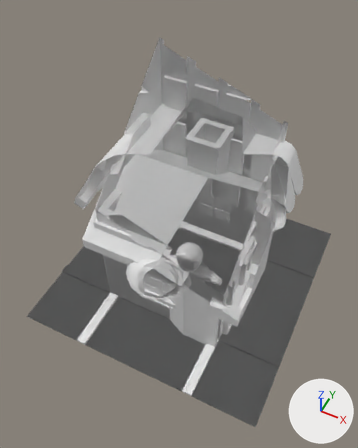
The FBX model Assets/Meshes/KIA_World.fbx: old version first, new version second.
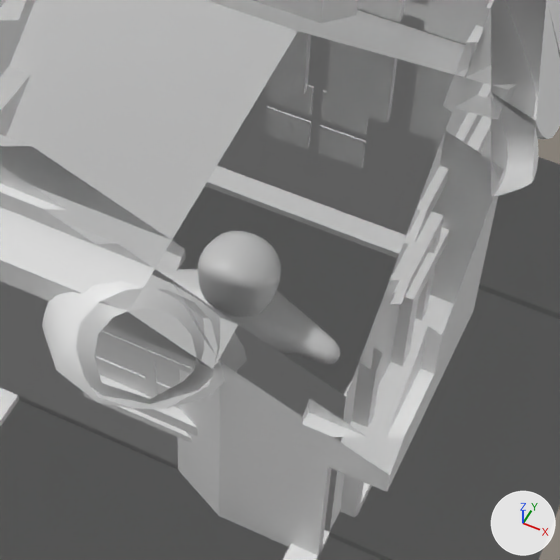
Old and new are each drawn whole from a 50 mm lens placed at (2.17, -4.74, 7.1), pointed at (-0.04, -0.33, 1.59) and again close up on the part from 31% to 82% of the width and 37% to 78% of the height. Lighting does not change. The marker at lower right points along +X, +Y and +Z. Everything nearer to the camera than a plane just in front of the edit is cut away.

Objects in the first close-up: 'Grass', 'Home', 'Office', 'Player', 'Restaurant', 'Road_I', 'Road_L', 'Road_T', 'Road_X'.
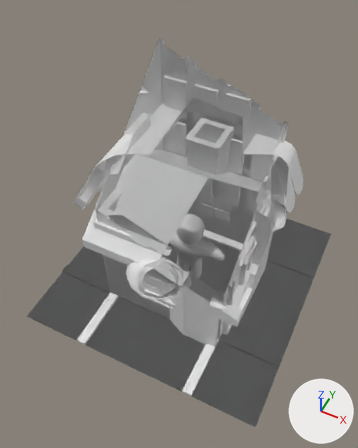
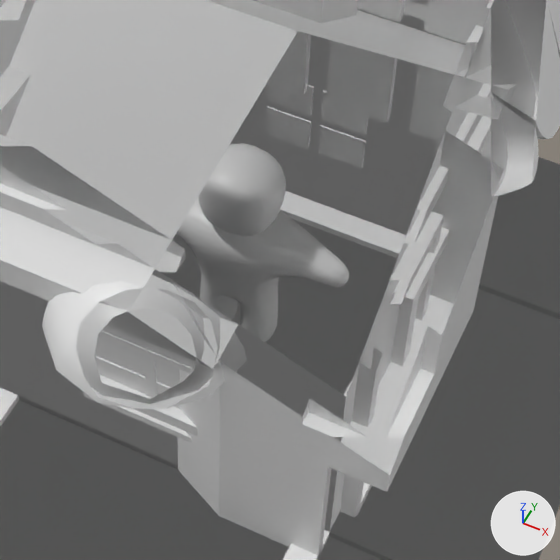
What differs and where, as boxes (x1, y1, x2, y2) in the close-ups (560 x 560 px):
'Player', mesh moved
    before: (161, 231, 340, 364)
    after: (177, 143, 349, 342)

Diff of the bpy script that builds the scene:
```diff
--- a/Assets/Meshes/KIA_World.fbx.py
+++ b/Assets/Meshes/KIA_World.fbx.py
@@ me_cube_007 @@
 me_cube_007.from_pydata(...)  # 1394 vertices, 1392 faces; spans x -0.62..0.62, y -0.208..0.21, z -0.702..0.703
 # used by ob_player; location = (0.0, 0.0, 0.0)
+# me_cube_007 part 1: the whole mesh is moved by (0.0, 0.0, 0.699)
 me_cube_007.materials.append(mat_colors)
```
